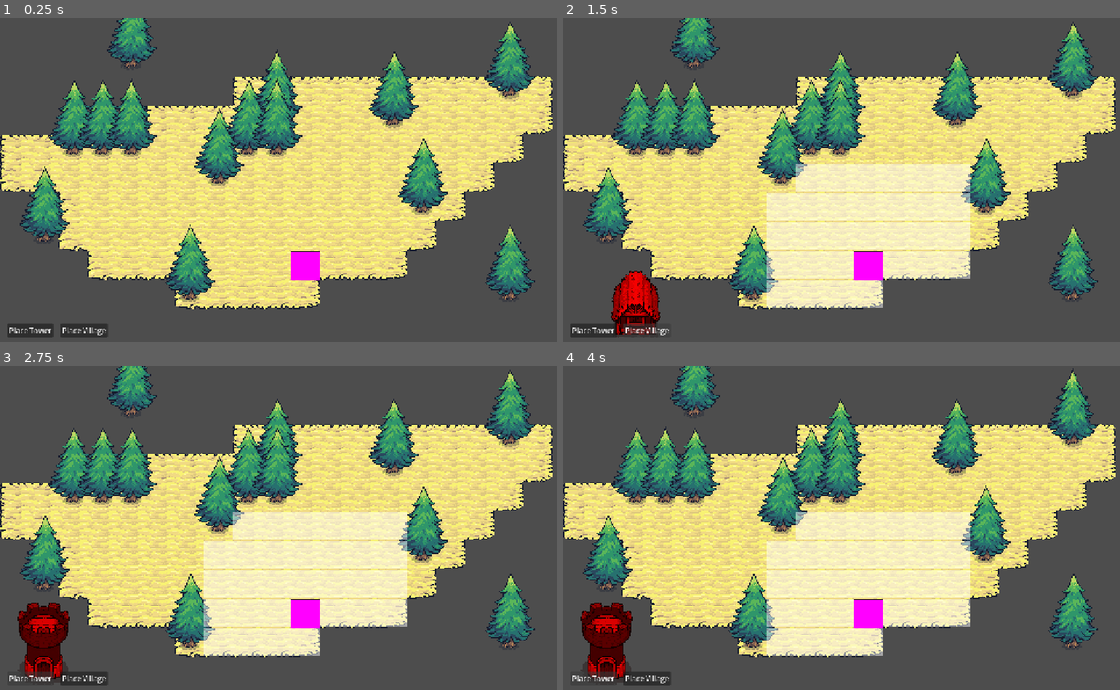
Above: before the commit, frames 1-4 (two rows, left to right).
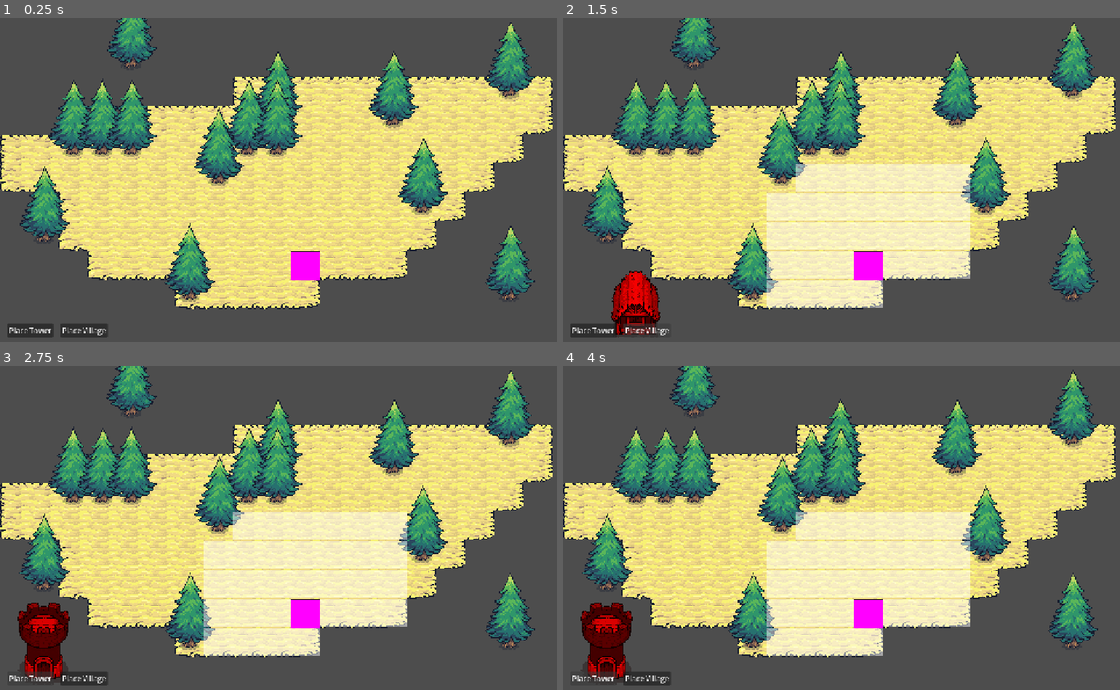
Above: after the commit, the same moments.

Repository: fkemeh18/grid-demo
Game: Godot game, scene res://Scenes/main.tscn
Same seed, same stepped clock (60 frames per second), same inputs: the game is played once before the commit and once after it.
Inputs:
- Up to frame 1 (0.25 s): no input
- Up to frame 2 (1.5 s): click "Place Tower" at 0.5 s; click "Place Village" at 1.25 s
- Up to frame 3 (2.75 s): click "Place Tower" at 2 s
- Up to frame 4 (4 s): click "Place Village" at 2.75 s; click "Place Tower" at 3.5 s

The runs differ from the first frame. In frame 1, 3.1% of the frame differs, in the area x 5-96%, y 0-87%; in frame 2, 3.0%; in frame 3, 3.0%; in frame 4, 3.2%, in the area x 3-96%, y 0-86%.

Commit message:
Building States Update 2
The foundation for the different states involved with buildings in this game has been laid out in a new state manager class. A good amount of placeholder code has been removed, communication between the new class, grid manager, and building manager has been established and improved, and the game functions just as well as it had prior to the changes.

Diff:
--- a/Scenes/main.tscn
+++ b/Scenes/main.tscn
@@ -7,6 +7,7 @@
 [ext_resource type="Script" uid="uid://c363mum1vdtvy" path="res://Scripts/TileMapLayers/cursor_tile_map_layer.gd" id="3_kry3j"]
 [ext_resource type="Script" uid="uid://dvskfcvyxqcil" path="res://Scripts/TileMapLayers/highlight_tile_map_l.gd" id="4_21xkr"]
 [ext_resource type="PackedScene" uid="uid://c4newqswu33l4" path="res://Scenes/UI/game_ui.tscn" id="4_d1ilt"]
+[ext_resource type="Script" uid="uid://b8cbnbo0xyu3r" path="res://Scripts/Management/state_manager.gd" id="5_6iyac"]
 [ext_resource type="TileSet" uid="uid://cl0lir1ju5mss" path="res://Resources/Tiles/highlight_tileset.tres" id="5_kry3j"]
 [ext_resource type="PackedScene" uid="uid://dy2cptdx8fjs0" path="res://Scenes/Mgmt/grid_manager.tscn" id="8_ynf5e"]
 [ext_resource type="PackedScene" uid="uid://cae17urkfnx6s" path="res://Scenes/UI/building_ghost.tscn" id="10_d1ilt"]
@@ -27,8 +28,9 @@
 
 [node name="Management" type="Node" parent="." unique_id=300734742]
 
-[node name="BuildingManager" parent="Management" unique_id=776791469 node_paths=PackedStringArray("_grid_manager", "_game_ui", "_y_sort_root") instance=ExtResource("2_hptm8")]
+[node name="BuildingManager" parent="Management" unique_id=776791469 node_paths=PackedStringArray("_grid_manager", "_state_manager", "_game_ui", "_y_sort_root") instance=ExtResource("2_hptm8")]
 _grid_manager = NodePath("../GridManager")
+_state_manager = NodePath("../StateManager")
 _game_ui = NodePath("../../GameUI")
 _y_sort_root = NodePath("../../TMLs/YSortRoot")
 _building_ghost_scene = ExtResource("10_d1ilt")
@@ -37,6 +39,10 @@
 _cursor_tml = NodePath("../../TMLs/YSortRoot/CursorTileMapLayer")
 _highlight_tml = NodePath("../../TMLs/HighlightTileMapL")
 _base_terrain_tml = NodePath("../../TMLs/YSortRoot/BaseTerrainLayer")
+
+[node name="StateManager" type="Node" parent="Management" unique_id=513992422 node_paths=PackedStringArray("_gm")]
+script = ExtResource("5_6iyac")
+_gm = NodePath("../GridManager")
 
 [node name="TMLs" type="Node" parent="." unique_id=71661811]
 
--- a/Scripts/Components/building_component.gd
+++ b/Scripts/Components/building_component.gd
@@ -18,4 +18,4 @@
 	emit.call_deferred()
 
 func _get_grid_pos(cursor: CursorTML) -> Vector2i:
-	return cursor.process_mouse_pos(self.global_position)
+	return cursor._process_global_pos(self.global_position)
--- a/Scripts/Management/building_manager.gd
+++ b/Scripts/Management/building_manager.gd
@@ -5,9 +5,8 @@
 const ACTION_CANCEL: StringName = "cancel"
 const ACTION_RIGHT_CLICK: StringName = "right_click"
 
-enum State{Base, PlacingBuilding}
-
 @export var _grid_manager: GridManager
+@export var _state_manager: StateManager
 @export var _game_ui: GameUI
 @export var _y_sort_root: Node2D
 @export var _building_ghost_scene: PackedScene
@@ -16,7 +15,7 @@
 var _base_resource_count:= 4
 var _curr_resource_count: int
 var _used_resource_count: int
-var _curr_state: State
+var _curr_state: GameEvents.State
 
 var _available_resource_count = func() -> int:
 	return _base_resource_count + _curr_resource_count - _used_resource_count
@@ -27,14 +26,13 @@
 	_game_ui._pressed_button_type.connect(_change_building)
 
 func _unhandled_input(event):
-	if !is_instance_valid(_grid_manager._cursor_tml._ghost_cursor): return
-
 	match(_curr_state):
-		State.Base:
-			pass
-		State.PlacingBuilding:
+		GameEvents.State.Base:
+			if event.is_action_pressed(ACTION_RIGHT_CLICK):
+				_destroy_building()
+		GameEvents.State.PlacingBuilding:
 			if (event.is_action_pressed(ACTION_CANCEL)):
-				_cancel_building()
+				_state_manager._change_state(GameEvents.State.Base, self)
 			elif (event.is_action_pressed(ACTION_LEFT_CLICK)
 					&& _building_resource != null
 					&& _grid_manager._cursor_tml._ghost_cursor.visible
@@ -43,29 +41,21 @@
 		_:
 			pass
 
-
-	if (event.is_action_pressed(ACTION_CANCEL)):
-		_cancel_building()
-	elif (event.is_action_pressed(ACTION_LEFT_CLICK)
-			&& _building_resource != null
-			&& _grid_manager._cursor_tml._ghost_cursor.visible
-			&& _is_building_placable(_grid_manager._temp_grid_pos)):
-		_place_building()
-
 # passes updated mouse_pos to tile map class for tile
 func _process(delta):
-	if !is_instance_valid(_grid_manager._cursor_tml._ghost_cursor): return
+	if (_grid_manager._temp_grid_pos !=
+				_grid_manager._get_mouse_grid_pos_without_update()):
+		_grid_manager._get_mouse_grid_pos()
+		_update_grid_pos()
 
-	if (_building_resource != null
-			&& (_game_ui._button_manager._active_button_checker())
-			&& (_grid_manager._temp_grid_pos != null
-			|| _grid_manager._temp_grid_pos !=
-			_grid_manager._get_mouse_grid_pos_without_update())):
-		_update_grid_display()
+func _update_grid_pos() -> void:
+	match _curr_state:
+		GameEvents.State.Base:
+			pass
+		GameEvents.State.PlacingBuilding:
+			_update_grid_display()
 
 func _update_grid_display() -> void:
-	if _grid_manager._temp_grid_pos == null: return
-
 	_grid_manager._update_grid()
 
 	if _is_building_placable(_grid_manager._temp_grid_pos):
@@ -83,19 +73,12 @@
 
 #deals with the placement of sprite "building"
 func _place_building() -> void:
-	var building: Node2D
-
-	if _grid_manager._temp_grid_pos == null: return
-
-	building = _building_resource.building_scene.instantiate() as Node2D
-	_game_ui._button_manager._building_placed(
-		_game_ui._button_manager._current_building_type)
-
+	var building = _building_resource.building_scene.instantiate() as Node2D
 	_y_sort_root.add_child(building)
 	building.global_position = _grid_manager._temp_grid_pos * 64
 
 	_used_resource_count += _building_resource.resource_cost
-	_cancel_building()
+	_state_manager._change_state(GameEvents.State.Base, self)
 
 func _cancel_building() -> void:
 	_grid_manager._highlight_tml._clear()
@@ -103,16 +86,14 @@
 	if is_instance_valid(_grid_manager._cursor_tml._ghost_cursor):
 		_grid_manager._cursor_tml._ghost_cursor.queue_free()
 
+func _destroy_building() -> void:
+	pass
+
 func _on_resource_tiles_updated(count: int):
 	_curr_resource_count = count
 
 func _change_building(resource: BuildingResource):
-	if is_instance_valid(_grid_manager._cursor_tml._ghost_cursor):
-		_grid_manager._cursor_tml._ghost_cursor.queue_free()
-
-	var building_ghost = _building_ghost_scene.instantiate() as BuildingGhost
-	_grid_manager._cursor_tml._ghost_cursor = building_ghost
-	_grid_manager._cursor_tml.add_child(building_ghost)
+	_state_manager._change_state(GameEvents.State.PlacingBuilding, self)
 	var building_ghost_sprite = resource.sprite_scene.instantiate() as Sprite2D
 	_grid_manager._cursor_tml._cursor_sprite = building_ghost_sprite
 	_grid_manager._cursor_tml._ghost_cursor.add_child(building_ghost_sprite)
--- a/Scripts/Management/button_manager.gd
+++ b/Scripts/Management/button_manager.gd
@@ -1,41 +1,45 @@
 class_name ButtonManager
 extends Node
 
-var _current_building_type: String
-var _place_tower_button_active := false
-var _place_village_button_active := false
+#var _current_building_type: String
+#var _place_tower_button_active := false
+#var _place_village_button_active := false
 
-func _button_pressed(gm: GridManager, button_type: String) -> void:
-	match button_type:
-		"Tower" when not _place_tower_button_active:
-			_resolve_button_pressed(gm, button_type)
-			_place_tower_button_active = true
-		"Village" when not _place_village_button_active:
-			_resolve_button_pressed(gm, button_type)
-			_place_village_button_active = true
-
-func _building_placed(button: String) -> void:
-	match button:
-		"Tower":
-			_place_tower_button_active = false
-		"Village":
-			_place_village_button_active = false
-		_:
-			_deactivate_all_placement_buttons()
-
-func _deactivate_all_placement_buttons() -> void:
-	_place_tower_button_active = false
-	_place_village_button_active = false
-
-func _resolve_button_pressed(gm: GridManager, type: String) -> void:
-	_deactivate_all_placement_buttons()
-	_current_building_type = type
-
+func _button_pressed(gm: GridManager) -> void:
 	gm._cursor_tml._toggle_visibility_on()
 	gm._update_highlight_tiles()
 
-func _active_button_checker() -> bool:
-	match _current_building_type:
-		"Tower": return _place_tower_button_active
-		"Village": return _place_village_button_active
-		_: return false
+	#match button_type:
+		#"Tower" when not _place_tower_button_active:
+			#_resolve_button_pressed(gm, button_type)
+			##_place_tower_button_active = true
+		#"Village" when not _place_village_button_active:
+			#_resolve_button_pressed(gm, button_type)
+			##_place_village_button_active = true
+
+#func _building_placed(button: String) -> void:
+	#match button:
+		#"Tower":
+			#_place_tower_button_active = false
+		#"Village":
+			#_place_village_button_active = false
+		#_:
+			#_deactivate_all_placement_buttons()
+	#pass
+
+#func _deactivate_all_placement_buttons() -> void:
+	#_place_tower_button_active = false
+	#_place_village_button_active = false
+
+#func _resolve_button_pressed(gm: GridManager, type: String) -> void:
+	#_deactivate_all_placement_buttons()
+	#_current_building_type = type
+
+	#gm._cursor_tml._toggle_visibility_on()
+	#gm._update_highlight_tiles()
+
+#func _active_button_checker() -> bool:
+	#match _current_building_type:
+		#"Tower": return _place_tower_button_active
+		#"Village": return _place_village_button_active
+		#_: return false
--- a/Scripts/Management/game_events.gd
+++ b/Scripts/Management/game_events.gd
@@ -1,5 +1,7 @@
 class_name Autoloader
 extends Node
+
+enum State{Base, PlacingBuilding}
 
 static var _instance: GameEvents:
 	get:
--- a/Scripts/Management/grid_manager.gd
+++ b/Scripts/Management/grid_manager.gd
@@ -7,21 +7,25 @@
 
 var _temp_grid_pos: Vector2i
 var _all_tile_map_layers: Dictionary[TileMapLayer, bool]
+var _curr_state = GameEvents.State.Base
 
 func _ready():
 	GameEvents._instance.building_placed.connect(_on_placed_building)
 	_all_tile_map_layers = _get_all_tile_map_layers(_base_terrain_tml)
 
 func _process(delta):
-	_cursor_tml.set_tile(_get_mouse_grid_pos())
+	match _curr_state:
+		GameEvents.State.Base:
+			pass
+		GameEvents.State.PlacingBuilding:
+			_cursor_tml.set_tile(_get_mouse_grid_pos())
 
 func _get_mouse_grid_pos() -> Vector2i:
 	_temp_grid_pos = _get_mouse_grid_pos_without_update()
 	return _temp_grid_pos
 
 func _get_mouse_grid_pos_without_update() -> Vector2i:
-	var mouse_pos = _highlight_tml.get_global_mouse_position()
-	return _cursor_tml.process_mouse_pos(mouse_pos)
+	return _cursor_tml.process_mouse_pos()
 
 func _does_tile_have_custom_data(pos: Vector2i, data_name: String) -> bool:
 	for layer in _all_tile_map_layers:
--- /dev/null
+++ b/Scripts/Management/state_manager.gd
@@ -0,0 +1,25 @@
+class_name StateManager
+extends Node
+
+@export var _gm: GridManager
+
+func _change_state(new_state: GameEvents.State,
+					 bm: BuildingManager) -> void:
+	match bm._curr_state:
+		GameEvents.State.Base:
+			pass
+		GameEvents.State.PlacingBuilding:
+			bm._cancel_building()
+			bm._building_resource = null
+
+	bm._curr_state = new_state
+	_gm._curr_state = new_state
+
+	match bm._curr_state:
+		GameEvents.State.Base:
+			pass
+		GameEvents.State.PlacingBuilding:
+			var building_ghost = (bm._building_ghost_scene.instantiate()
+									as BuildingGhost)
+			bm._grid_manager._cursor_tml._ghost_cursor = building_ghost
+			bm._grid_manager._cursor_tml.add_child(building_ghost)
--- a/Scripts/TileMapLayers/cursor_tile_map_layer.gd
+++ b/Scripts/TileMapLayers/cursor_tile_map_layer.gd
@@ -4,42 +4,22 @@
 @export var _ghost_cursor: BuildingGhost
 @export var _cursor_sprite: Sprite2D
 
-#var _visible_tile = false
-#var _temp_tile_pos: Vector2i
+# changes mouse_pos to Vector2i
+func process_mouse_pos() -> Vector2i:
+	var grid_pos = local_to_map(to_local(get_global_mouse_position()))
+	return grid_pos
 
-# changes mouse_pos to Vector2i
-func process_mouse_pos(mouse_pos: Vector2) -> Vector2i:
-	var grid_pos = local_to_map(to_local(mouse_pos))
-	return grid_pos
+func _process_global_pos(pos: Vector2) -> Vector2i:
+	return local_to_map(to_local(pos))
 
 # handles tile grid rect location
 func set_tile(pos: Vector2i) -> void:
-	#if tile_checker(pos):
-		#set_cell(pos, 1, Vector2i(0, 0))
-	if !is_instance_valid(_ghost_cursor): return
 	_ghost_cursor.position = pos * 64
-	#if pos != _temp_tile_pos:
-		#erase_cell(_temp_tile_pos)
-
-	#_temp_tile_pos = pos
-
-# Checks conditions for placing tile
-#func tile_checker(mouse_pos: Vector2i) -> bool:
-	#if ((get_cell_source_id(mouse_pos) == -1) && (
-		#get_cell_atlas_coords(mouse_pos) == Vector2i(-1, -1))
-		##&& (_visible_tile)
-		#):
-		#return true
-	#else:
-		#return false
 
 func _toggle_visibility_on() -> void:
-	#_visible_tile = true
 	if !is_instance_valid(_ghost_cursor): return
 	_ghost_cursor.visible = true
 
 func _toggle_visibility_off() -> void:
-	#_visible_tile = false
 	if !is_instance_valid(_ghost_cursor): return
 	_ghost_cursor.visible = false
-	#erase_cell(tile)
--- a/Scripts/UI/game_ui.gd
+++ b/Scripts/UI/game_ui.gd
@@ -23,7 +23,7 @@
 
 func _button_pressed(button: BuildingResource):
 	_pressed_button_type.emit(button)
-	_button_manager._button_pressed(_grid_manager, button.display_name)
+	_button_manager._button_pressed(_grid_manager)
 
 func _access_gm(gm: GridManager) -> void:
 	self._grid_manager = gm
Not shown, added: Scripts/Management/state_manager.gd.uid
